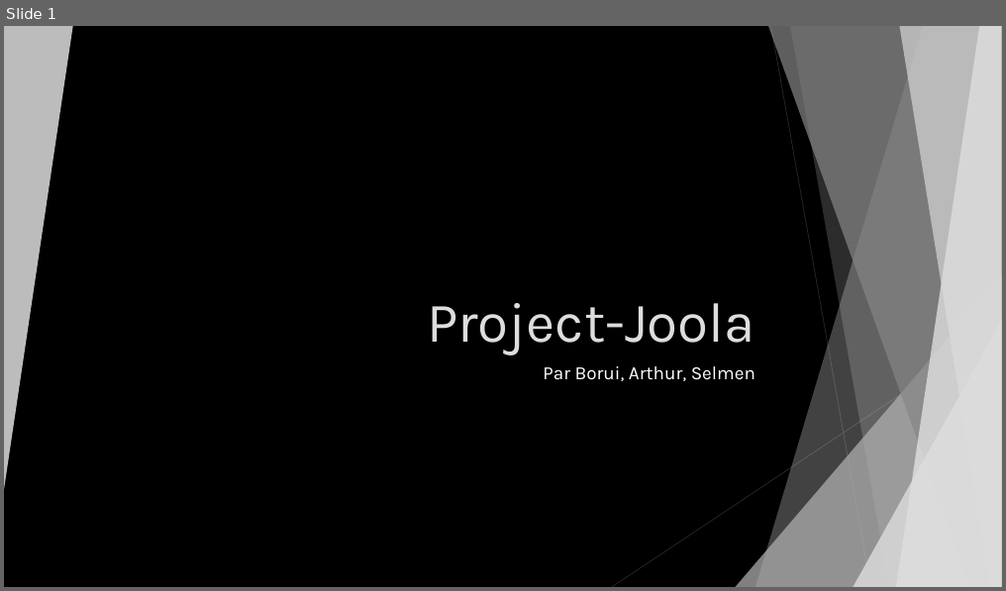
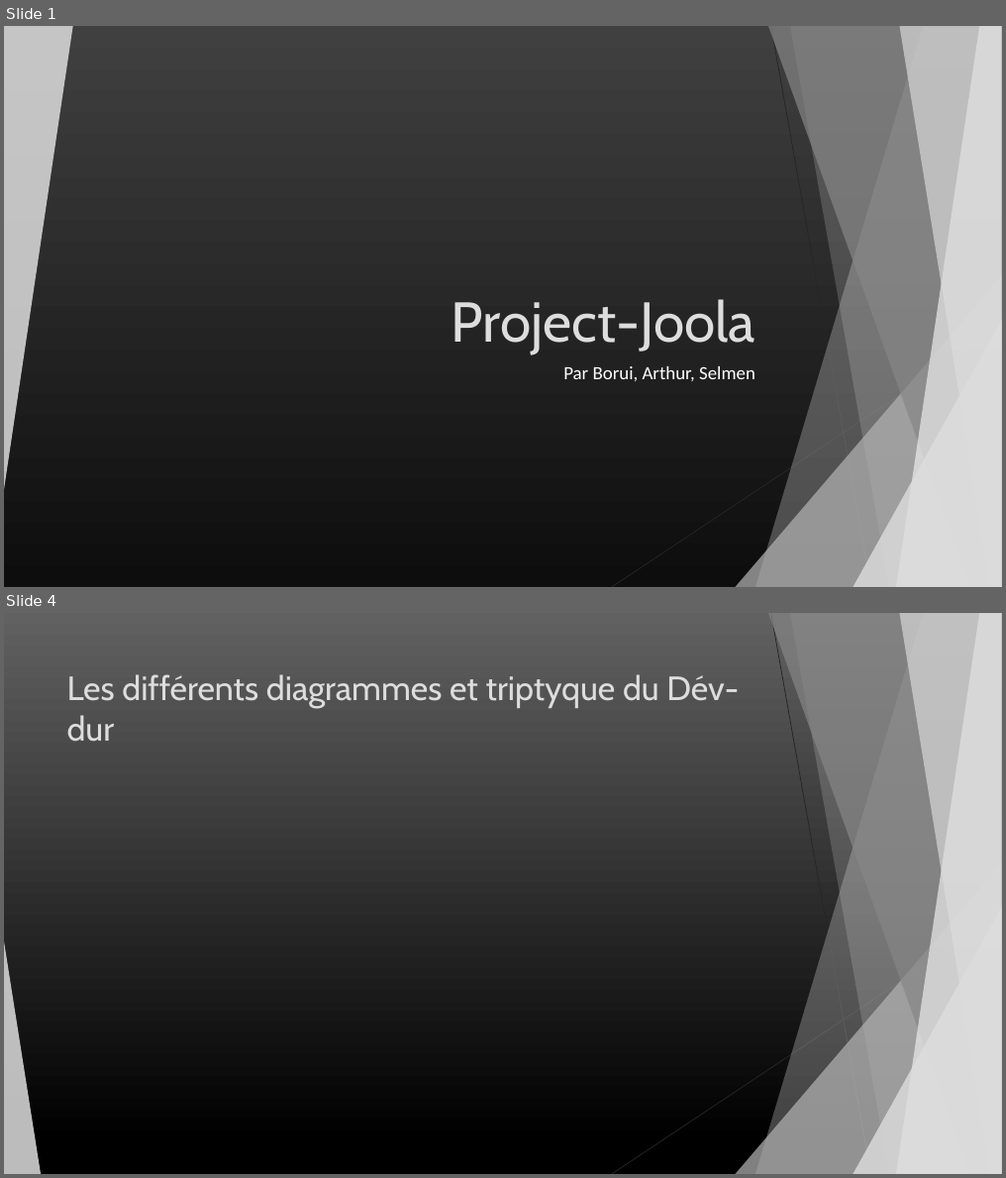
Before and after one commit to BoZhang-dev/Project-Joola, a slide deck: Notes/Presentation.pptx. Shown one above the other, each under a label of ours: slide 1 before the commit, slides 1 and 4 after it; the slides between them are not shown. The pictures are 1006x591 and 1006x1178 pixels, drawn with LibreOffice and Linux fonts; fonts in the diff are those of the drawing. Boxes give left, top, right and bottom in pixels: in the first picture for what was removed or moved away, otherwise in the second. Text is boxed around its words. In the diff, an @@ line names an element or a change of style, - is before the commit and + after.

```diff
--- a/Notes/Presentation.pptx
+++ b/Notes/Presentation.pptx
@@ slide 4 added at [4,613,1002,1174], background gradient #616161 to #000000; not listed: 9 template elements that a slide beside it also shows @@
@@ title added at [67,674,739,742], 32.4 pt, text #DDDDDD @@
+Les différents diagrammes et triptyque du Dév-dur
@@ triangle added at [4,942,41,1174], fill #DDDDDD at 85% opacity @@
@@ slide 1 changed as well @@
@@ background #000000 to gradient #404040 to #0D0D0D @@
@@ title "Project-Joola" at [451,299,755,355]: font Karla to Cabin @@
@@ subtitle "Par Borui, Arthur, Selmen" at [563,367,755,381]: font Karla to Calibri @@
```
Also in this commit, not shown: 1 other slide changed, 5 other slides added, 1 other file.
